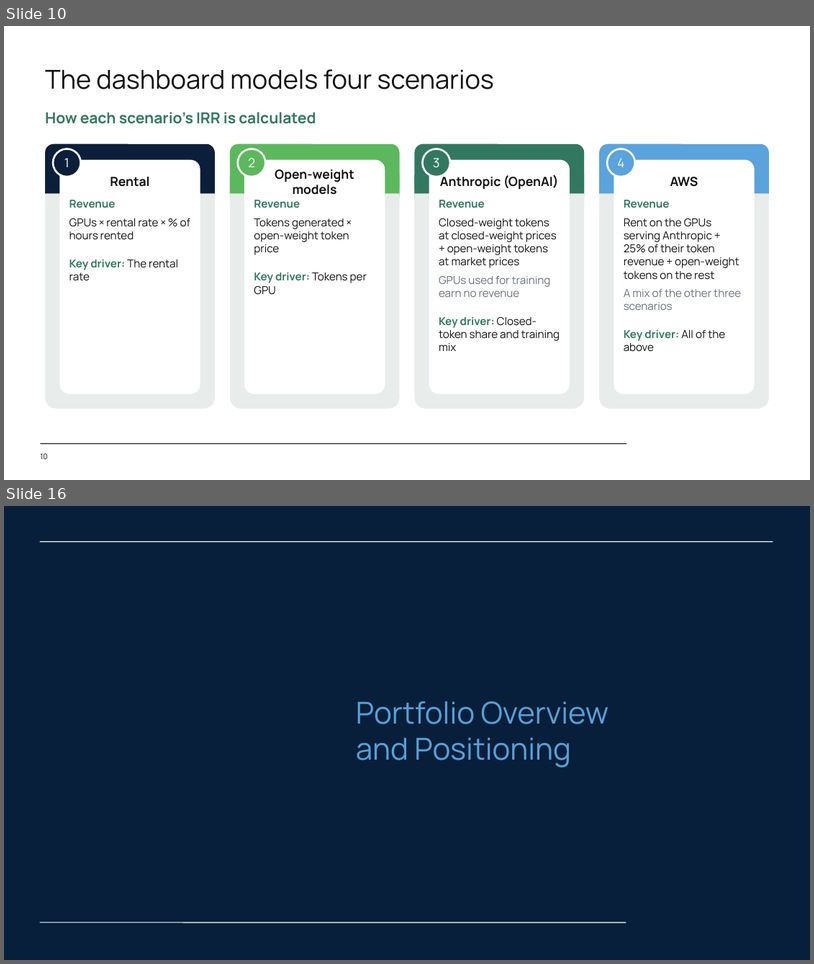
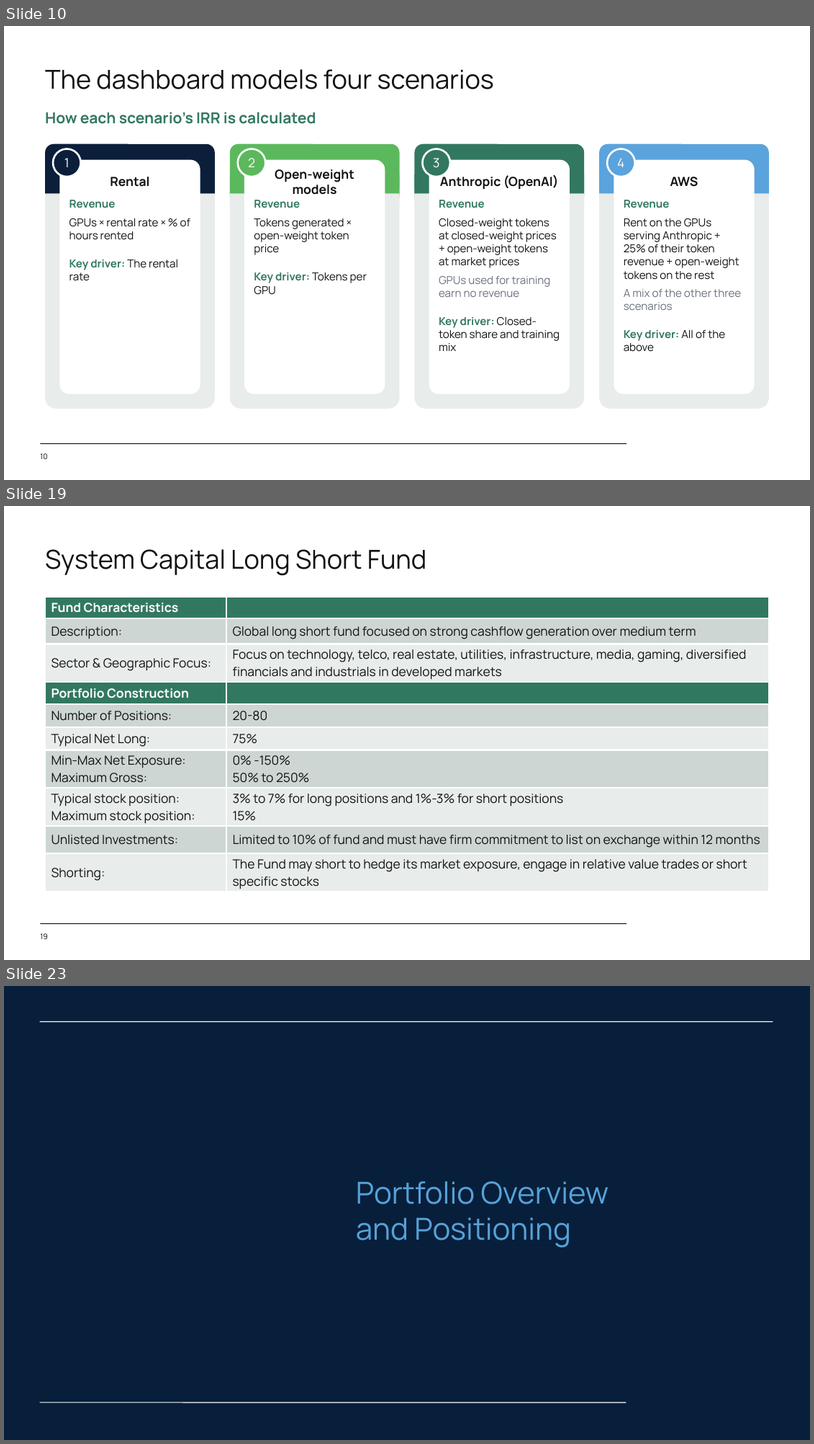
Before and after one commit to SystemCapital/AI-Dashboard, a slide deck: presentation/AI_Unit_Economics.pptx. Shown one above the other, each under a label of ours: slides 10 and 16 before the commit, slides 10, 19 and 23 after it; the slides between them are not shown. The pictures are 814x964 and 814x1444 pixels, drawn with LibreOffice and Linux fonts; fonts in the diff are those of the drawing; background and template pictures are left out. Boxes give left, top, right and bottom in pixels: in the first picture for what was removed or moved away, otherwise in the second. Text is boxed around its words. In the diff, an @@ line names an element or a change of style, - is before the commit and + after.

```diff
--- a/presentation/AI_Unit_Economics.pptx
+++ b/presentation/AI_Unit_Economics.pptx
@@ slide 19 added at [4, 506, 810, 960], background #FFFFFF; not listed: 1 template element that a slide beside it also shows @@
@@ title added at [45, 549, 427, 576], 31 pt, text #111111 @@
+System Capital Long Short Fund
@@ table added at [45, 597, 769, 892], 10 rows, 2 columns @@
+Fund Characteristics | 
+Description: | Global long short fund focused on strong cashflow generation over medium term
+Sector & Geographic Focus: | Focus on technology, telco, real estate, utilities, infrastructure, media, gaming, diversified financials and industrials in developed markets
+Portfolio Construction | 
+Number of Positions: | 20-80
+Typical Net Long: | 75%
+Min-Max Net Exposure: / Maximum Gross: | 0% -150% / 50% to 250%
+Typical stock position: / Maximum stock position: | 3% to 7% for long positions and 1%-3% for short positions / 15%
+Unlisted Investments: | Limited to 10% of fund and must have firm commitment to list on exchange within 12 months
+Shorting: | The Fund may short to hedge its market exposure, engage in relative value trades or short specific stocks
@@ page number added at [40, 933, 48, 939], 9 pt, text #111111 @@
+19
@@ what was slide 16 is now slide 23 @@
```
Also in this commit, not shown: 1 slide changed, 7 other slides added, 1 other file.
